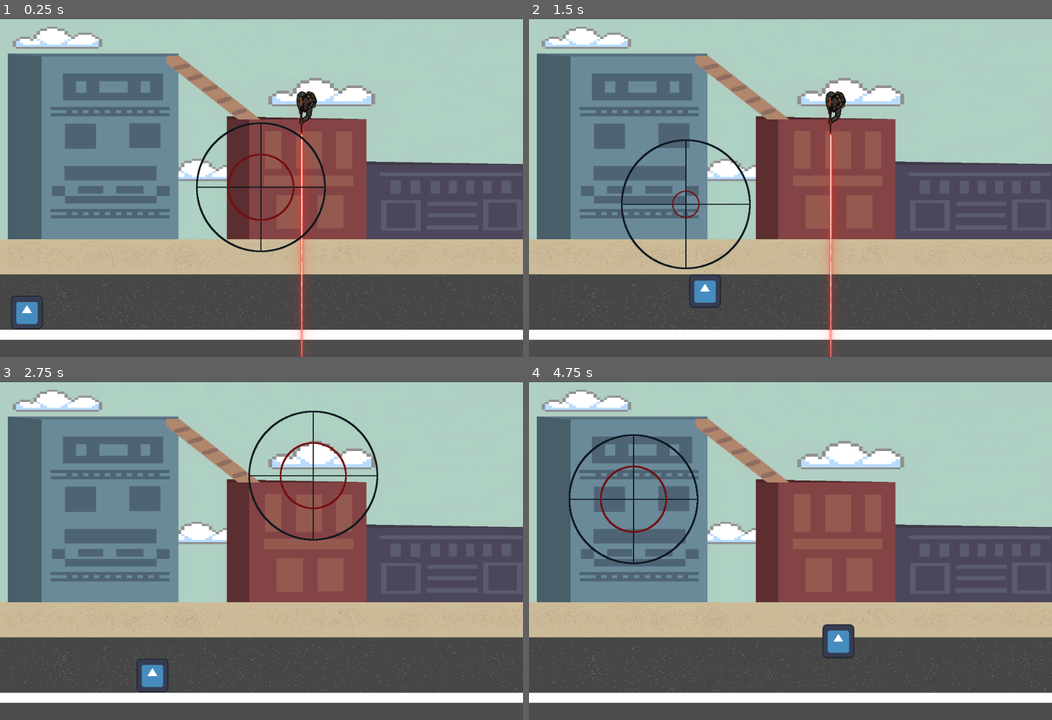
Above: before the commit, frames 1-4 (two rows, left to right).
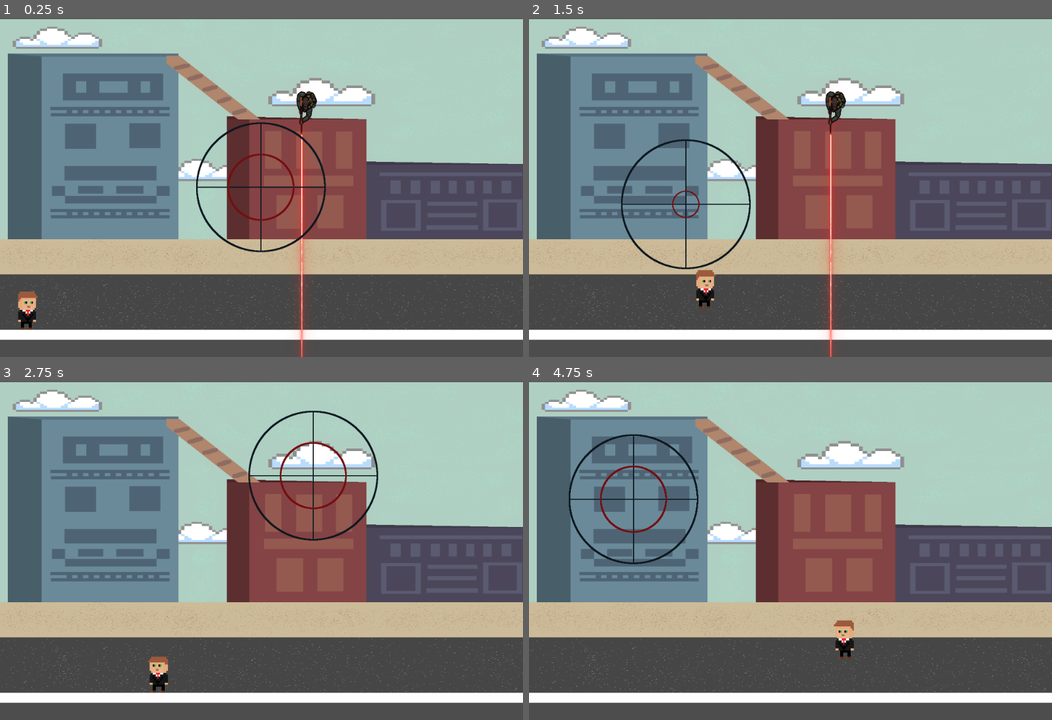
Above: after the commit, the same moments.

Repository: azsocha/Protect-the-VIP
Game: Godot game, scene res://testing.tscn
The game is run twice, just before and just after one commit, with the same random seed, the same clock (stepped at 60 frames per second) and the same inputs. The engine's default icon, where the game draws it, is replaced by a stand-in: a white triangle on a blue panel in a dark square.
Inputs (mouse positions are in pixels of both pictures, inside the frame that each line leads up to):
- Up to frame 1 (0.25 s): no input
- Up to frame 2 (1.5 s): tap Enter at 0.5 s; move the mouse to (905, 170) at 0.52 s; hold Right (move_right) from 0.53 s (still down); click (905, 170) at 0.6 s; tap Space (jump) at 0.77 s; move the mouse to (685, 204) at 1.27 s; click (685, 204) at 1.35 s
- Up to frame 3 (2.75 s): tap Space (jump) at 1.52 s; move the mouse to (313, 475) at 2.02 s; release Right (move_right) at 2.03 s; hold A (move_left) from 2.03 s (still down); click (313, 475) at 2.1 s
- Up to frame 4 (4.75 s): move the mouse to (764, 618) at 2.77 s; release A (move_left) at 2.78 s; hold Right (move_right) 2.78-4.28 s; click (764, 618) at 2.85 s; tap Space (jump) at 3.02, 3.77, 4.52 s; move the mouse to (947, 601) at 3.52 s; click (947, 601) at 3.6 s; move the mouse to (633, 499) at 4.27 s; hold A (move_left) from 4.28 s (still down); click (633, 499) at 4.35 s

The runs differ from the first frame. In frame 1, 0.5% of the frame differs, in the area x 2-9%, y 80-92%; in frame 2, 0.5%; in frame 3, 0.5%; in frame 4, 0.6%, in the area x 56-63%, y 70-82%.
Error after the commit: Invalid access to property or key 'texture' on a base object of type 'null instance'. (res://player.gd:42)

Commit message:
Alanna's Animations
- animated moving when walking
- need to do jumping

Diff:
--- a/team-3-final-project/player.gd
+++ b/team-3-final-project/player.gd
@@ -18,6 +18,16 @@
 	# Handle jump.
 	if Input.is_action_just_pressed("jump") and is_on_floor():
 		velocity.y = JUMP_VELOCITY
+
+	# player animations
+	if velocity.length() > 0 and is_on_floor():
+		$AnimatedSprite2D.play()
+	else:
+		$AnimatedSprite2D.stop()
+	if Input.is_action_just_pressed("move_right"):
+		$AnimatedSprite2D.animation = "right"
+	elif Input.is_action_just_pressed("move_left"):
+		$AnimatedSprite2D.animation = "left"
 
 	var direction = Input.get_axis("move_left", "move_right")
 	if direction:
--- a/team-3-final-project/player.tscn
+++ b/team-3-final-project/player.tscn
@@ -1,19 +1,49 @@
-[gd_scene load_steps=4 format=3 uid="uid://bh182bfab16i5"]
+[gd_scene load_steps=8 format=3 uid="uid://bh182bfab16i5"]
 
 [ext_resource type="Script" path="res://player.gd" id="1_vyd83"]
-[ext_resource type="Texture2D" uid="uid://deuyfyhmkcfiv" path="res://icon.svg" id="1_xou1v"]
+[ext_resource type="Texture2D" uid="uid://buhriuan4bqsl" path="res://Sprites/pixil-frame-2.png" id="2_jbqje"]
+[ext_resource type="Texture2D" uid="uid://bm2xoexkhkxhi" path="res://Sprites/pixil-frame-3.png" id="3_pl1dr"]
+[ext_resource type="Texture2D" uid="uid://c1k2e6wwdgror" path="res://Sprites/pixil-frame-0.png" id="4_agawv"]
+[ext_resource type="Texture2D" uid="uid://krbe3nijfj1e" path="res://Sprites/pixil-frame-1.png" id="5_7ws4k"]
 
 [sub_resource type="RectangleShape2D" id="RectangleShape2D_mmbx1"]
-size = Vector2(133, 132)
+size = Vector2(115, 153)
+
+[sub_resource type="SpriteFrames" id="SpriteFrames_3wo1m"]
+animations = [{
+"frames": [{
+"duration": 1.0,
+"texture": ExtResource("2_jbqje")
+}, {
+"duration": 1.0,
+"texture": ExtResource("3_pl1dr")
+}],
+"loop": true,
+"name": &"left",
+"speed": 5.0
+}, {
+"frames": [{
+"duration": 1.0,
+"texture": ExtResource("4_agawv")
+}, {
+"duration": 1.0,
+"texture": ExtResource("5_7ws4k")
+}],
+"loop": true,
+"name": &"right",
+"speed": 5.0
+}]
 
 [node name="player" type="CharacterBody2D"]
 position = Vector2(110, 98)
 script = ExtResource("1_vyd83")
 
 [node name="CollisionShape2D" type="CollisionShape2D" parent="."]
-position = Vector2(1, 2)
+position = Vector2(4.5, -8.5)
 shape = SubResource("RectangleShape2D_mmbx1")
 
-[node name="Sprite2D" type="Sprite2D" parent="."]
-position = Vector2(1, 2)
-texture = ExtResource("1_xou1v")
+[node name="AnimatedSprite2D" type="AnimatedSprite2D" parent="."]
+position = Vector2(14, -16)
+scale = Vector2(0.392, 0.489)
+sprite_frames = SubResource("SpriteFrames_3wo1m")
+animation = &"right"
Binary file added: team-3-final-project/Sprites/pixil-frame-0.png
Not shown, added: team-3-final-project/Sprites/pixil-frame-0.png.import
Binary file added: team-3-final-project/Sprites/pixil-frame-1.png
Not shown, added: team-3-final-project/Sprites/pixil-frame-1.png.import
Binary file added: team-3-final-project/Sprites/pixil-frame-2.png
Not shown, added: team-3-final-project/Sprites/pixil-frame-2.png.import
Binary file added: team-3-final-project/Sprites/pixil-frame-3.png
Not shown, added: team-3-final-project/Sprites/pixil-frame-3.png.import
